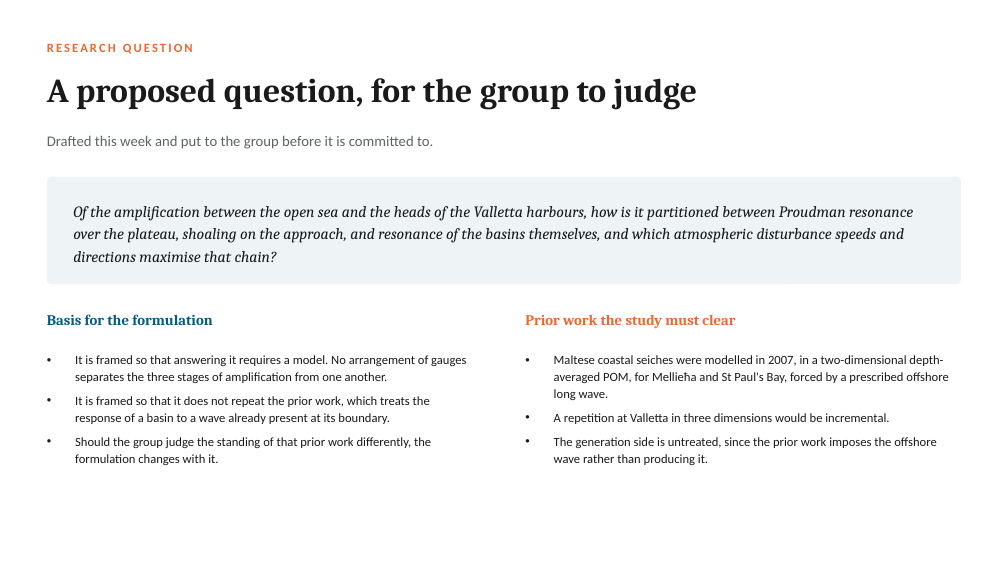
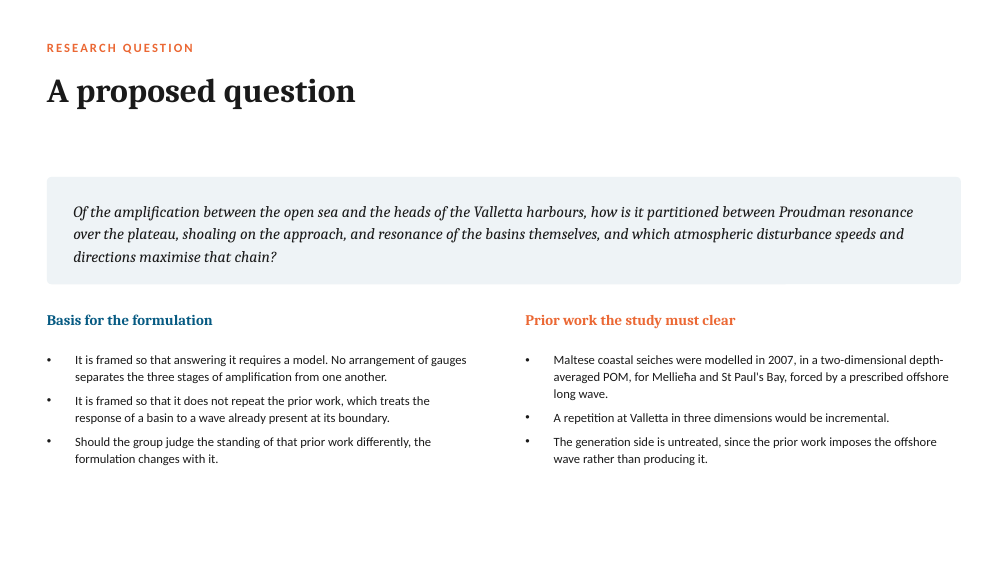
Before and after one commit to cicero-martins/MaltaDT, a slide deck: slide 8 of docs/valletta_model_concept_2026-09-25.pptx. Drawn at 1008x567 pixels with LibreOffice and Linux fonts; fonts in the diff are those of the drawing. Boxes give left, top, right and bottom in pixels: in the first picture for what was removed or moved away, otherwise in the second. Text is boxed around its words. In the diff, an @@ line names an element or a change of style, - is before the commit and + after.

Commit message:
docs(deck): commit the rebuild that the previous commit left behind
The generator changes of 2163dfb were committed without the regenerated
file, so the deck on disk and the deck in the repository had diverged.

```diff
--- a/docs/valletta_model_concept_2026-09-25.pptx
+++ b/docs/valletta_model_concept_2026-09-25.pptx
@@ text at [47, 78, 356, 109]: text changed @@
-A proposed question, for the group to judge
+A proposed question
@@ text removed at [47, 136, 433, 149] @@
-Drafted this week and put to the group before it is committed to.
```
Also in this commit, not shown: 3 other slides changed.
